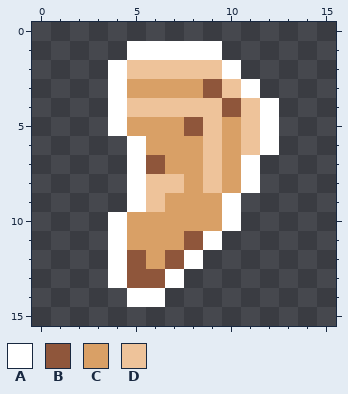
Pixel-art file: Resources/Sprites/Items/corpse_parts/holy_right_ear.aseprite. Above is the file before it was changed.
16x16 pixels, 1 frame.
Palette (. is transparent): A #ffffff  B #8f563b  C #d9a066  D #eec39a
After:
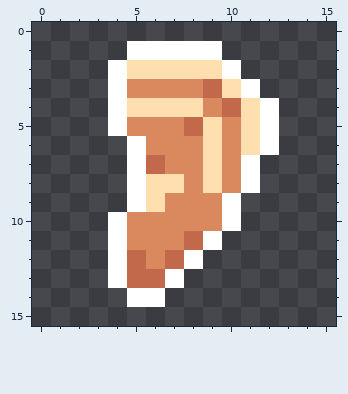
Difference:
Colour B changes from #8f563b to #c2694c.
Colour C changes from #d9a066 to #da895f.
Colour D changes from #eec39a to #ffdfb0.
Colour C replaces colour D in row 4 at x 9.
